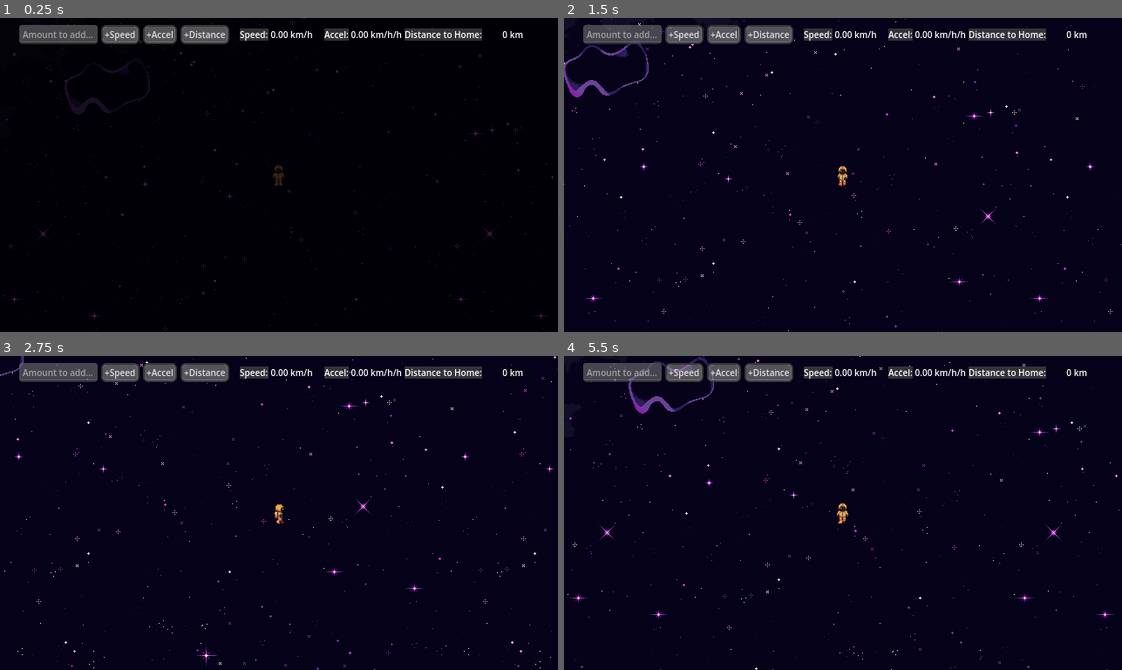
Above: before the commit, frames 1-4 (two rows, left to right).
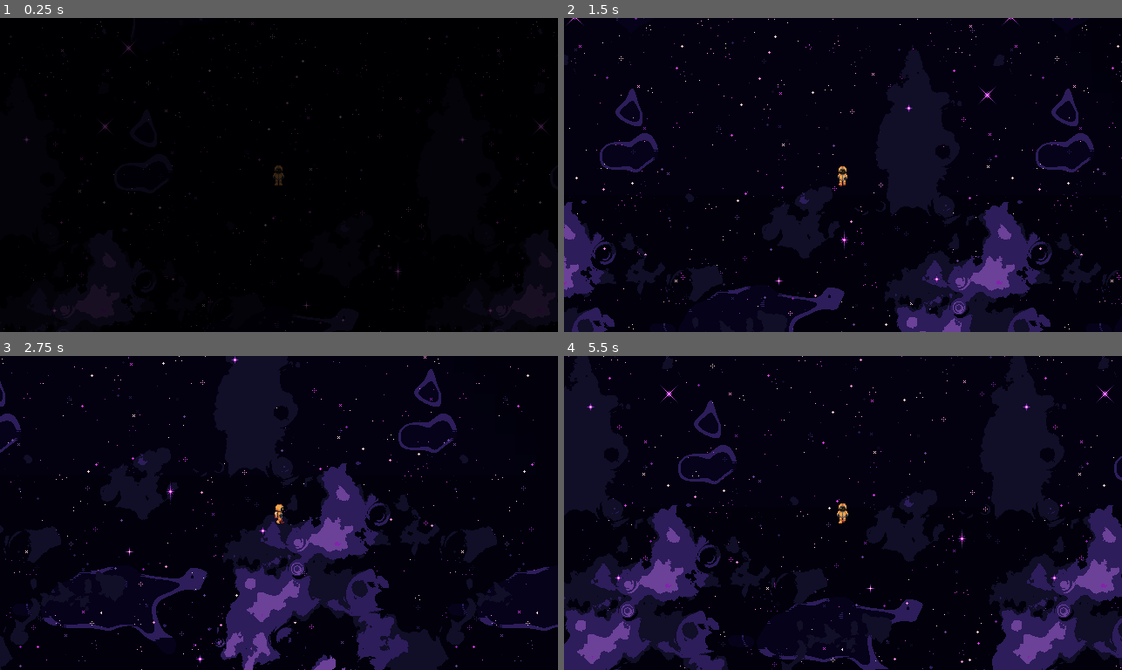
Above: after the commit, the same moments.

Repository: clarkm25/GMTK2026_StudioDiverge
Game: Godot game, scene res://game/Main.tscn
Same seed, same stepped clock (60 frames per second), same inputs: the game is played once before the commit and once after it. The engine's default icon, where the game draws it, is replaced by a stand-in: a white triangle on a blue panel in a dark square.
Inputs:
- Up to frame 1 (0.25 s): no input
- Up to frame 2 (1.5 s): hold D (move_right) 0.53-1.28 s; hold S (move_down) from 1.28 s (still down)
- Up to frame 3 (2.75 s): release S (move_down) at 2.03 s; hold D (move_right) from 2.03 s (still down)
- Up to frame 4 (5.5 s): release D (move_right) at 2.78 s; hold W (move_up) 2.78-3.53 s; hold A (move_left) 3.53-5.03 s; hold S (move_down) from 5.03 s (still down)

The runs differ from the first frame. In frame 1, 5.5% of the frame differs, in the area x 0-100%, y 0-100%; in frame 2, 12%; in frame 3, 14%; in frame 4, 17%.

Commit message:
paralax
GODot granteth and GODot taketh away, let us pray we are in its favor today

Diff:
--- a/game/Main.tscn
+++ b/game/Main.tscn
@@ -3,12 +3,19 @@
 [ext_resource type="Texture2D" uid="uid://iq0xg7h4mv5d" path="res://assets/space_background_variation1.png" id="1_2o28a"]
 [ext_resource type="Script" uid="uid://blypotl47w558" path="res://game/main.gd" id="1_v2tjf"]
 [ext_resource type="Texture2D" uid="uid://blp73apq1vbj0" path="res://assets/space_background_variation2.png" id="2_8gaax"]
+[ext_resource type="Texture2D" uid="uid://cywl32bw2jh1x" path="res://icon.svg" id="2_ovcs7"]
+[ext_resource type="Script" uid="uid://bc7wxvqfc11x5" path="res://game/paralax.gd" id="3_ovcs7"]
+[ext_resource type="Texture2D" uid="uid://duu8uii1w4aal" path="res://assets/paralax/nebulae_dark.png" id="4_8b68q"]
 [ext_resource type="PackedScene" uid="uid://dvvwk5i17yrcb" path="res://menus/Options.tscn" id="4_ljq5a"]
 [ext_resource type="PackedScene" uid="uid://drl77ec7v0xvo" path="res://menus/FadeTransition.tscn" id="4_madmh"]
 [ext_resource type="Script" uid="uid://ig2kct7r4oee" path="res://game/debug_ui.gd" id="4_yo8gm"]
+[ext_resource type="Texture2D" uid="uid://hfbyu7oec6bx" path="res://assets/paralax/stars_far.png" id="5_03u2m"]
 [ext_resource type="Theme" uid="uid://cda6hhwjgk6fx" path="res://assets/debug_ui_theme.tres" id="5_fk7ia"]
 [ext_resource type="PackedScene" uid="uid://bw7mb5rkhhdkk" path="res://game objects/Player.tscn" id="5_madmh"]
+[ext_resource type="Texture2D" uid="uid://jf4ghhu1mx32" path="res://assets/paralax/dust_dark.png" id="7_4lvxf"]
 [ext_resource type="AudioStream" uid="uid://dcb8y5g8j8ujk" path="res://assets/surreal_space.wav" id="7_fk7ia"]
+[ext_resource type="Texture2D" uid="uid://b1ag18kkwweho" path="res://assets/paralax/stars_close.png" id="8_kbr2n"]
+[ext_resource type="Texture2D" uid="uid://2uvfnvvdpn2j" path="res://assets/paralax/planets.png" id="8_ovcs7"]
 
 [sub_resource type="TileSetAtlasSource" id="TileSetAtlasSource_8gaax"]
 texture = ExtResource("1_2o28a")
@@ -32,14 +39,188 @@
 script = ExtResource("1_v2tjf")
 fade_trans = NodePath("CanvasLayer/Control/FadeTransition")
 
+[node name="Space" type="Node2D" parent="." unique_id=1710184545]
+z_index = -1
+
+[node name="GODot" type="Sprite2D" parent="Space" unique_id=1071514180]
+modulate = Color(0.012159991, 0.004799999, 0.06, 1)
+scale = Vector2(23.438, 23.438)
+texture = ExtResource("2_ovcs7")
+script = ExtResource("3_ovcs7")
+
+[node name="GODot2" type="Sprite2D" parent="Space" unique_id=571467878]
+modulate = Color(0.012159991, 0.004799999, 0.06, 1)
+position = Vector2(0, -3000)
+scale = Vector2(23.438, 23.438)
+texture = ExtResource("2_ovcs7")
+script = ExtResource("3_ovcs7")
+
+[node name="NebulaeDarkL" type="Sprite2D" parent="Space" unique_id=2029726398]
+texture_filter = 1
+position = Vector2(-250, 0)
+rotation = 1.5707964
+texture = ExtResource("4_8b68q")
+region_rect = Rect2(0, 0, 640, 360)
+script = ExtResource("3_ovcs7")
+
+[node name="NebulaeDarkR" type="Sprite2D" parent="Space" unique_id=1086425240]
+texture_filter = 1
+position = Vector2(250, 0)
+rotation = 1.5707964
+texture = ExtResource("4_8b68q")
+region_rect = Rect2(0, 0, 640, 360)
+script = ExtResource("3_ovcs7")
+
+[node name="NebulaeDarkL2" type="Sprite2D" parent="Space" unique_id=1717085864]
+texture_filter = 1
+position = Vector2(-250, -3000)
+rotation = 1.5707964
+texture = ExtResource("4_8b68q")
+region_rect = Rect2(0, 0, 640, 360)
+script = ExtResource("3_ovcs7")
+
+[node name="NebulaeDarkR2" type="Sprite2D" parent="Space" unique_id=716276827]
+texture_filter = 1
+position = Vector2(250, -3000)
+rotation = 1.5707964
+texture = ExtResource("4_8b68q")
+region_rect = Rect2(0, 0, 640, 360)
+script = ExtResource("3_ovcs7")
+
+[node name="StarsFarL" type="Sprite2D" parent="Space" unique_id=1296071360]
+texture_filter = 1
+position = Vector2(-250, 0)
+rotation = 1.5707964
+texture = ExtResource("5_03u2m")
+region_rect = Rect2(0, 0, 640, 360)
+script = ExtResource("3_ovcs7")
+layer = 2
+
+[node name="StarsFarR" type="Sprite2D" parent="Space" unique_id=516778828]
+texture_filter = 1
+position = Vector2(250, 0)
+rotation = 1.5707964
+texture = ExtResource("5_03u2m")
+region_rect = Rect2(0, 0, 640, 360)
+script = ExtResource("3_ovcs7")
+layer = 2
+
+[node name="StarsFarL2" type="Sprite2D" parent="Space" unique_id=2069949758]
+texture_filter = 1
+position = Vector2(-250, -3000)
+rotation = 1.5707964
+texture = ExtResource("5_03u2m")
+region_rect = Rect2(0, 0, 640, 360)
+script = ExtResource("3_ovcs7")
+layer = 2
+
+[node name="StarsFarR2" type="Sprite2D" parent="Space" unique_id=1349297253]
+texture_filter = 1
+position = Vector2(250, -3000)
+rotation = 1.5707964
+texture = ExtResource("5_03u2m")
+region_rect = Rect2(0, 0, 640, 360)
+script = ExtResource("3_ovcs7")
+layer = 2
+
+[node name="DustDarkL" type="Sprite2D" parent="Space" unique_id=238502902]
+texture_filter = 1
+position = Vector2(-250, 0)
+rotation = 1.5707964
+texture = ExtResource("7_4lvxf")
+region_rect = Rect2(0, 0, 640, 360)
+script = ExtResource("3_ovcs7")
+layer = 3
+
+[node name="DustDarkR" type="Sprite2D" parent="Space" unique_id=2049216309]
+texture_filter = 1
+position = Vector2(250, 0)
+rotation = 1.5707964
+texture = ExtResource("7_4lvxf")
+region_rect = Rect2(0, 0, 640, 360)
+script = ExtResource("3_ovcs7")
+layer = 3
+
+[node name="DustDarkL2" type="Sprite2D" parent="Space" unique_id=1310649851]
+texture_filter = 1
+position = Vector2(-250, -3000)
+rotation = 1.5707964
+texture = ExtResource("7_4lvxf")
+region_rect = Rect2(0, 0, 640, 360)
+script = ExtResource("3_ovcs7")
+layer = 3
+
+[node name="DustDarkR2" type="Sprite2D" parent="Space" unique_id=553213284]
+texture_filter = 1
+position = Vector2(250, -3000)
+rotation = 1.5707964
+texture = ExtResource("7_4lvxf")
+region_rect = Rect2(0, 0, 640, 360)
+script = ExtResource("3_ovcs7")
+layer = 3
+
+[node name="StarsCloseL" type="Sprite2D" parent="Space" unique_id=919188038]
+texture_filter = 1
+position = Vector2(-250, 0)
+rotation = 1.5707964
+texture = ExtResource("8_kbr2n")
+region_rect = Rect2(0, 0, 640, 360)
+script = ExtResource("3_ovcs7")
+layer = 4
+
+[node name="StarsCloseR" type="Sprite2D" parent="Space" unique_id=826585490]
+texture_filter = 1
+position = Vector2(250, 0)
+rotation = 1.5707964
+texture = ExtResource("8_kbr2n")
+region_rect = Rect2(0, 0, 640, 360)
+script = ExtResource("3_ovcs7")
+layer = 4
+
+[node name="StarsCloseL2" type="Sprite2D" parent="Space" unique_id=171421120]
+texture_filter = 1
+position = Vector2(-250, -3000)
+rotation = 1.5707964
+texture = ExtResource("8_kbr2n")
+region_rect = Rect2(0, 0, 640, 360)
+script = ExtResource("3_ovcs7")
+layer = 4
+
+[node name="StarsCloseR2" type="Sprite2D" parent="Space" unique_id=1231540122]
+texture_filter = 1
+position = Vector2(250, -3000)
+rotation = 1.5707964
+texture = ExtResource("8_kbr2n")
+region_rect = Rect2(0, 0, 640, 360)
+script = ExtResource("3_ovcs7")
+layer = 4
+
+[node name="Planets" type="Sprite2D" parent="Space" unique_id=2021524857]
+texture_filter = 1
+rotation = 1.5707964
+texture = ExtResource("8_ovcs7")
+region_rect = Rect2(0, 0, 640, 360)
+script = ExtResource("3_ovcs7")
+layer = 5
+
+[node name="Planets2" type="Sprite2D" parent="Space" unique_id=1504375574]
+texture_filter = 1
+position = Vector2(0, -3000)
+rotation = 1.5707964
+texture = ExtResource("8_ovcs7")
+region_rect = Rect2(0, 0, 640, 360)
+script = ExtResource("3_ovcs7")
+layer = 5
+
 [node name="TileMapLayer" type="TileMapLayer" parent="." unique_id=849648690]
-position = Vector2(-7.935, 0)
+visible = false
 tile_map_data = PackedByteArray("AAAAAAAABgAAAAAAAAACAAAABgAAAAAAAAACAAEABgAAAAAAAAABAAEABgAAAAAAAAAAAAEABgAAAAAAAAD//wEABgAAAAAAAAD//wAABgAAAAAAAAD/////BwAAAAAAAFAAAP//BgAAAAAAAAABAP//BgAAAAAAAAACAP//BgAAAAAAAAABAAAABwAAAAAAAAA=")
 tile_set = SubResource("TileSet_alqjt")
 
-[node name="CharacterBody2D" parent="." unique_id=325630486 instance=ExtResource("5_madmh")]
+[node name="Player" parent="." unique_id=325630486 instance=ExtResource("5_madmh")]
 
 [node name="CanvasLayer" type="CanvasLayer" parent="." unique_id=319405524]
+visible = false
 
 [node name="Control" type="CenterContainer" parent="CanvasLayer" unique_id=486035342]
 anchors_preset = 15
--- /dev/null
+++ b/game/paralax.gd
@@ -0,0 +1,18 @@
+extends Sprite2D
+
+@export var layer = 1
+@export var speed_offset = 0.2
+@onready var point_of_reference = $"../../Player" # TODO: swap player for spaceship
+
+var pos_offset : Vector2
+const size = Vector2i(3000, 500)
+
+func _ready():
+	pos_offset = self.position
+
+func _process(_delta: float) -> void:
+	self.position = (-point_of_reference.position*layer*speed_offset) + pos_offset
+	if self.position.x - point_of_reference.position.x > size.x:
+		pos_offset.x -= (size.x * 2)
+	elif self.position.x - point_of_reference.position.x < -size.x:
+		pos_offset.x += (size.x * 2)
Binary file added: assets/paralax/dust_dark.png
Not shown, added: assets/paralax/dust_dark.png.import
Binary file added: assets/paralax/nebulae_dark.png
Not shown, added: assets/paralax/nebulae_dark.png.import
Binary file added: assets/paralax/planets.png
Not shown, added: assets/paralax/planets.png.import
Binary file added: assets/paralax/stars_close.png
Not shown, added: assets/paralax/stars_close.png.import
Binary file added: assets/paralax/stars_far.png
Not shown, added: assets/paralax/stars_far.png.import
Not shown, added: game/paralax.gd.uid
